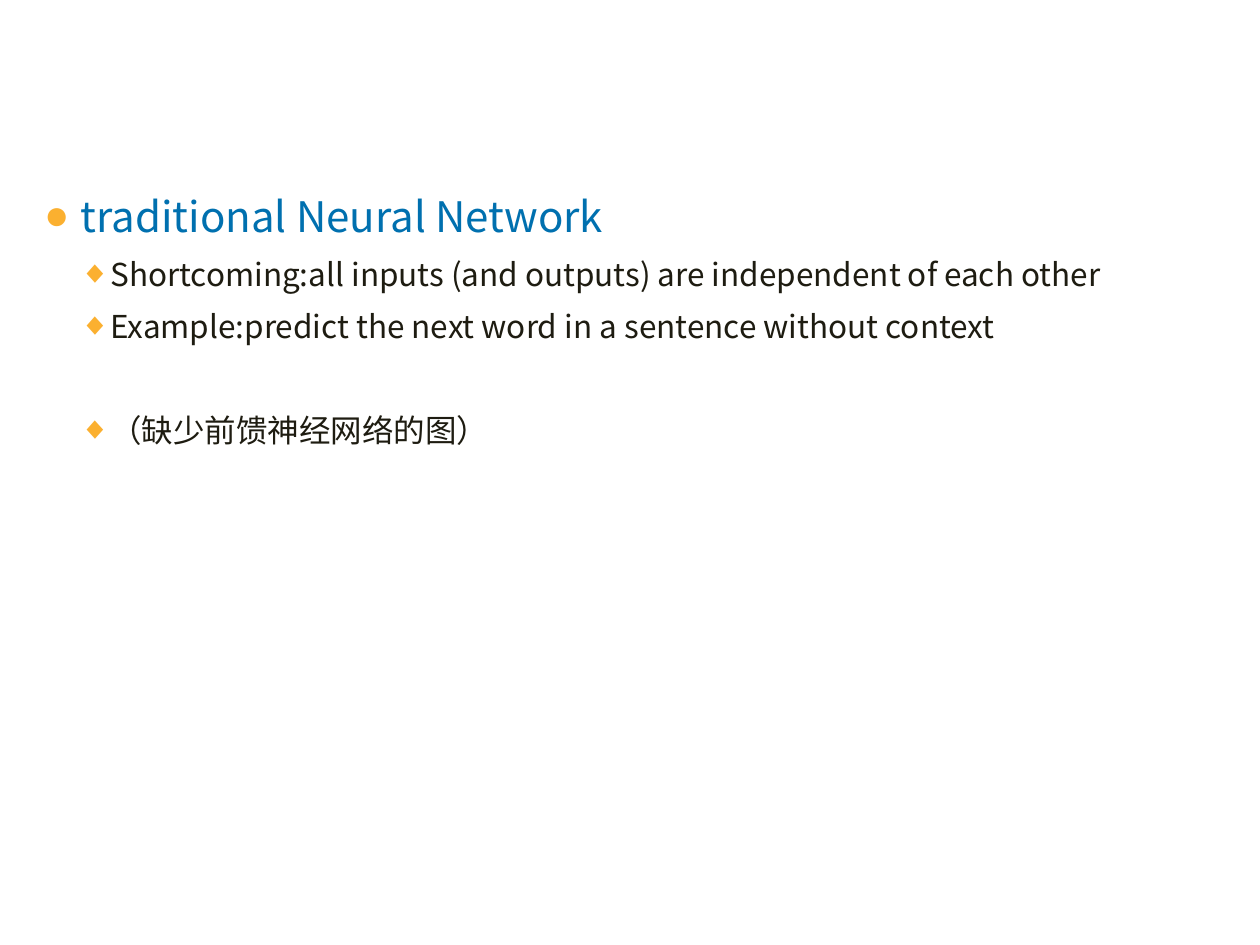
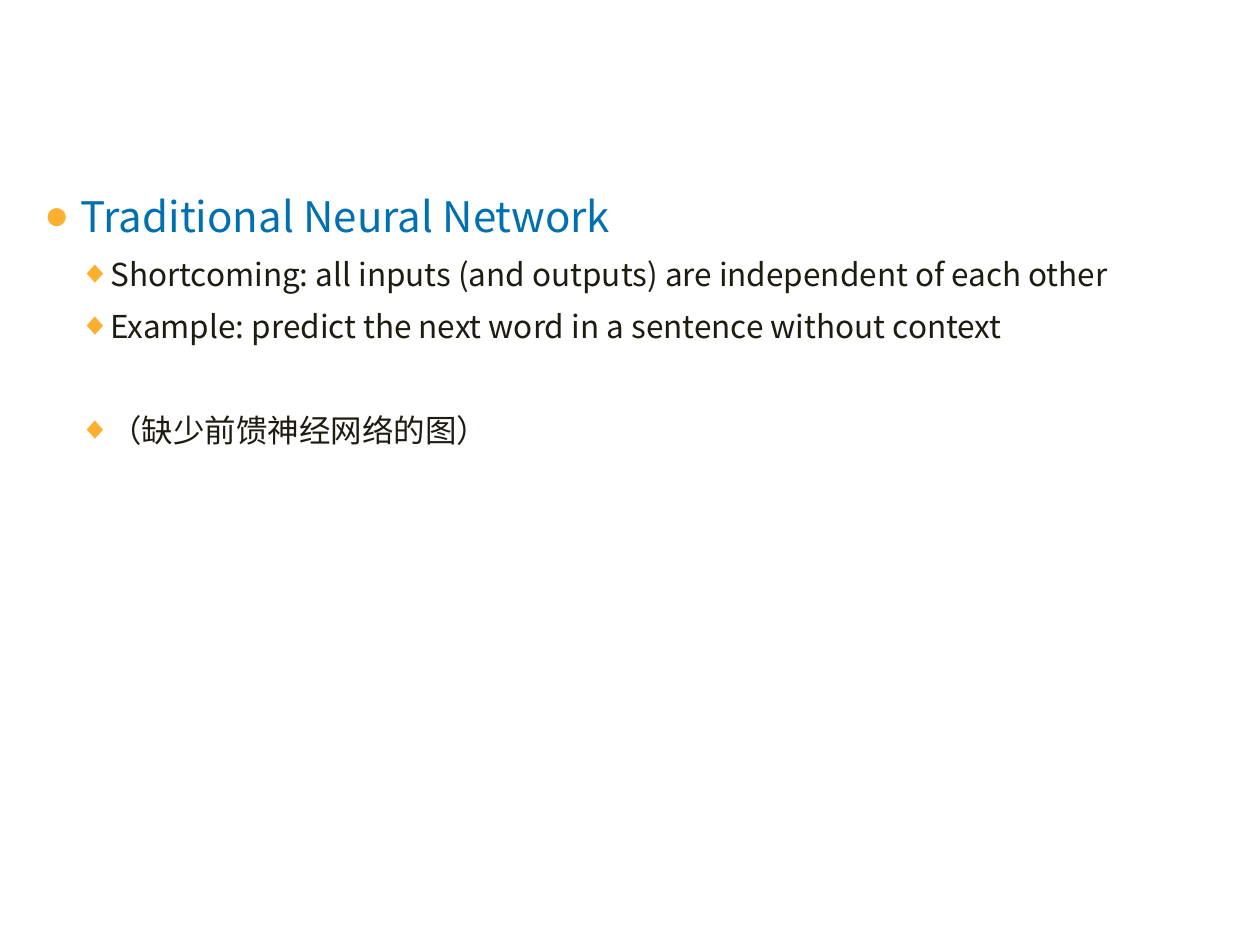
Before and after one commit to jxwb088047/RNN_BPTT_report, a slide deck: slide 2 of 林广和研一下学术ppt-2016-06-06.pptx. Drawn at 1260x945 pixels with LibreOffice and Linux fonts; fonts in the diff are those of the drawing; background and template pictures are left out. Boxes give left, top, right and bottom in pixels: in the first picture for what was removed or moved away, otherwise in the second. Text is boxed around its words. In the diff, an @@ line names an element or a change of style, - is before the commit and + after.

```diff
--- a/林广和研一下学术ppt-2016-06-06.pptx
+++ b/林广和研一下学术ppt-2016-06-06.pptx
@@ text at (x1=81, y1=198, x2=1107, y2=346): text changed @@
-● traditional Neural Network
-  ◆ Shortcoming:all inputs (and outputs) are independent of each other
-  ◆ Example:predict the next word in a sentence without context
+● Traditional Neural Network
+  ◆ Shortcoming: all inputs (and outputs) are independent of each other
+  ◆ Example: predict the next word in a sentence without context
```
Also in this commit, not shown: 2 other slides changed, 2 slides added, 1 slide removed, 1 other file.
